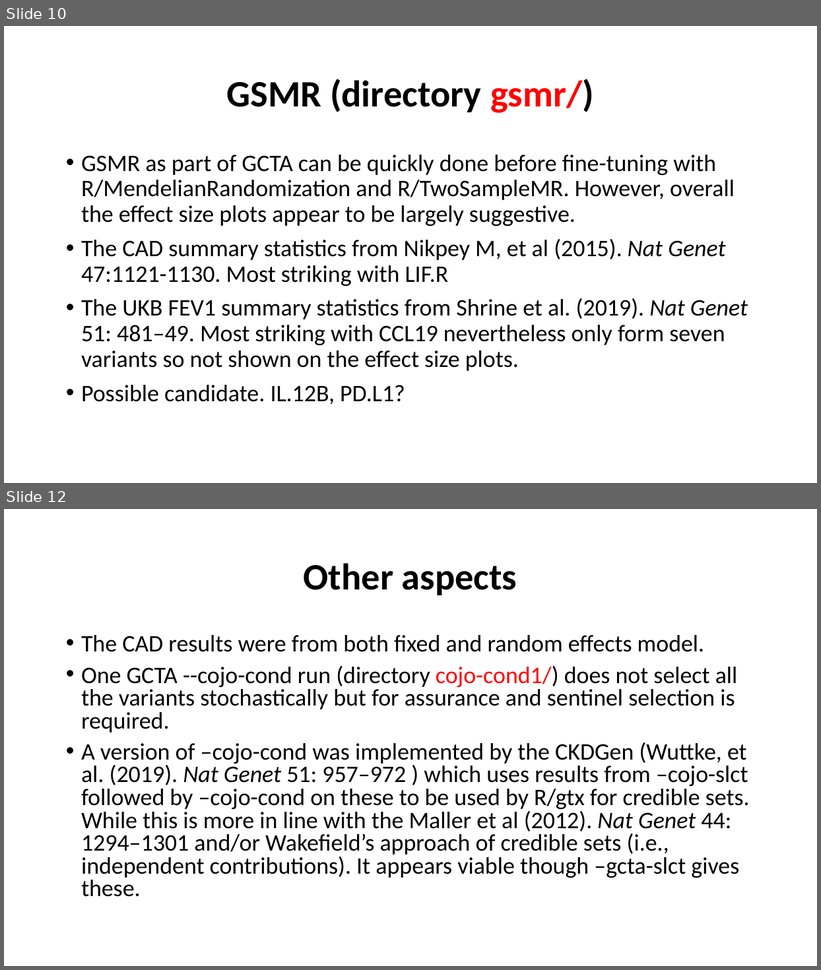
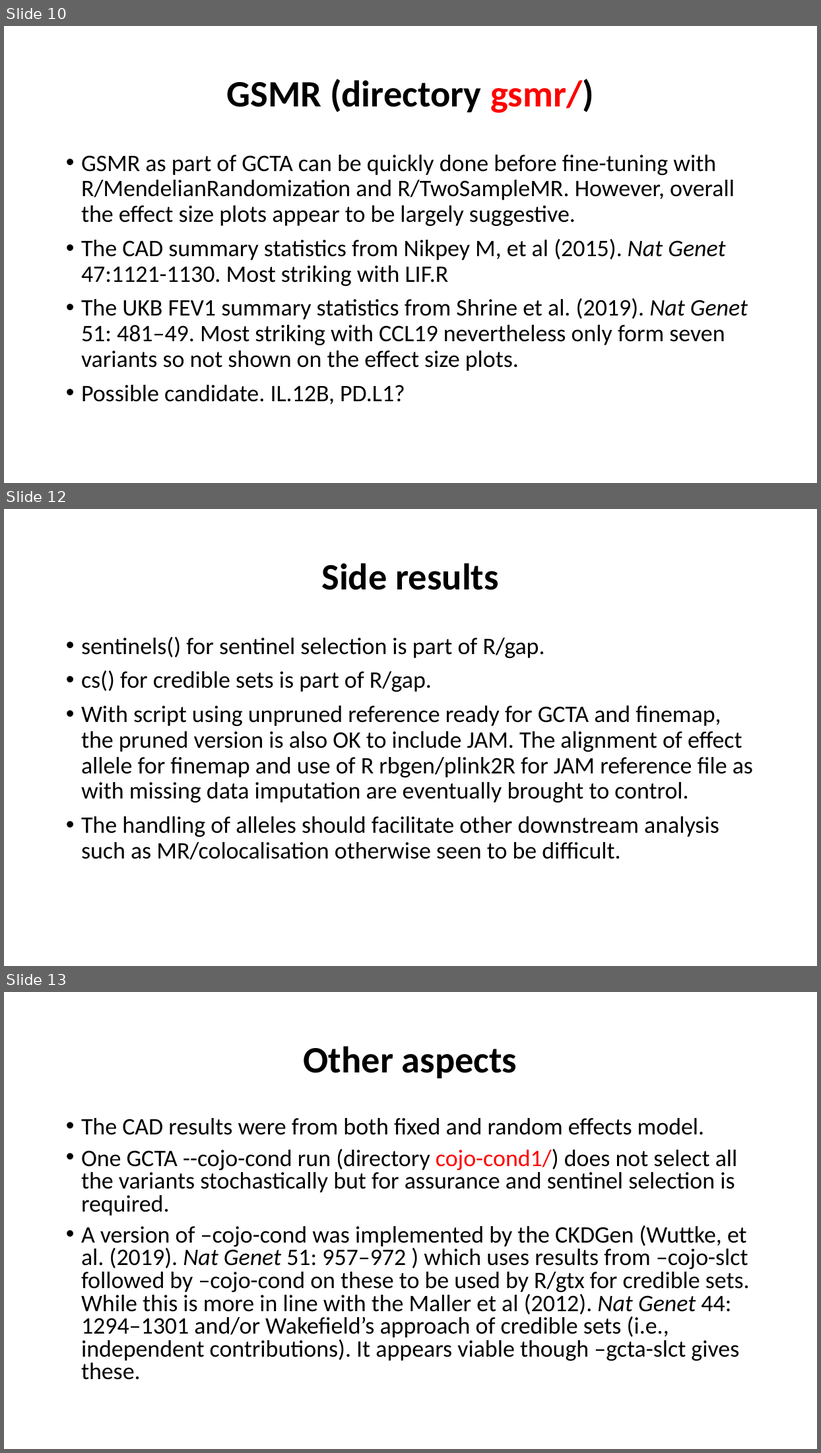
Before and after one commit to jinghuazhao/INF, a slide deck: doc/SCALLOP_INF1-120819.pptx. Shown one above the other, each under a label of ours: slides 10 and 12 before the commit, slides 10, 12 and 13 after it; the slides between them are not shown. The pictures are 821x970 and 821x1453 pixels, drawn with LibreOffice and Linux fonts; fonts in the diff are those of the drawing. Boxes give left, top, right and bottom in pixels: in the first picture for what was removed or moved away, otherwise in the second. Text is boxed around its words. In the diff, an @@ line names an element or a change of style, - is before the commit and + after.

```diff
--- a/doc/SCALLOP_INF1-120819.pptx
+++ b/doc/SCALLOP_INF1-120819.pptx
@@ slide 12 added at box(4, 509, 817, 966), background #FFFFFF @@
@@ title added at box(321, 563, 498, 590), 44 pt, text #000000, bold @@
+Side results
@@ text added at box(81, 637, 753, 860), 28 pt, text #000000 @@
+• sentinels() for sentinel selection is part of R/gap.
+• cs() for credible sets is part of R/gap.
+• With script using unpruned reference ready for GCTA and finemap, the pruned version is also OK to include JAM. The alignment of effect allele for finemap and use of R rbgen/plink2R for JAM reference file as with missing data imputation are eventually brought to control.
+• The handling of alleles should facilitate other downstream analysis such as MR/colocalisation otherwise seen to be difficult.
@@ what was slide 12 is now slide 13 @@
```
Also in this commit, not shown: 1 slide changed.
